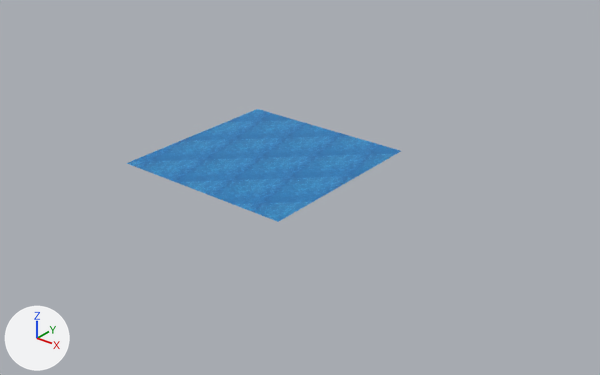
An edit to the Blender file 3d/water.blend, drawn before and after from the same camera.
Rendered twice from a 50 mm lens placed at (78.0, -89.1, 52.0), pointed at (5.8, 1.1, -3.9). Lighting does not change. The marker at lower left points along +X, +Y and +Z. The picture after the commit comes second.
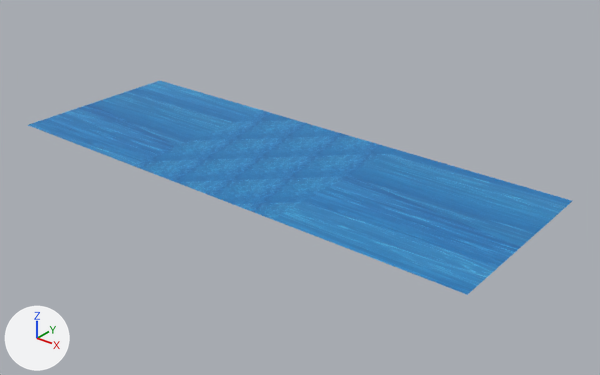
The change in detail:
me_plane is used by ob_plane; location (0.0, 0.0, 0.0); scale (15.1, 15.1, 15.1).
me_plane had 1089 vertices, 1024 faces and spanned x -1.0..1.0, y -1.0..1.0, z 0.0.
me_plane now has 1089 vertices, 1024 faces and spans x -2.68..2.85, y -1.0..1.0, z 0.0.
me_plane part 1: all 33 vertices in x -1.0, y -1.0..1.0, z 0.0 are moved by (-1.68, 0.0, 0.0).
me_plane part 2: all 33 vertices in x 1.0, y -1.0..1.0, z 0.0 are moved by (1.85, 0.0, 0.0).

What differs and where, as boxes [x1, y1, x2, y2] in the pictures (600 x 375 px; the box of a moved part takes in the faces that stretch with it):
'Plane', reshaped (98% wider, 89% taller): before [127, 109, 401, 222]; after [28, 81, 572, 295]
part 1 of me_plane, moved or reshaped: before [127, 109, 260, 165]; after [28, 81, 260, 165]
part 2 of me_plane, moved or reshaped: before [273, 150, 401, 222]; after [273, 150, 572, 295]
